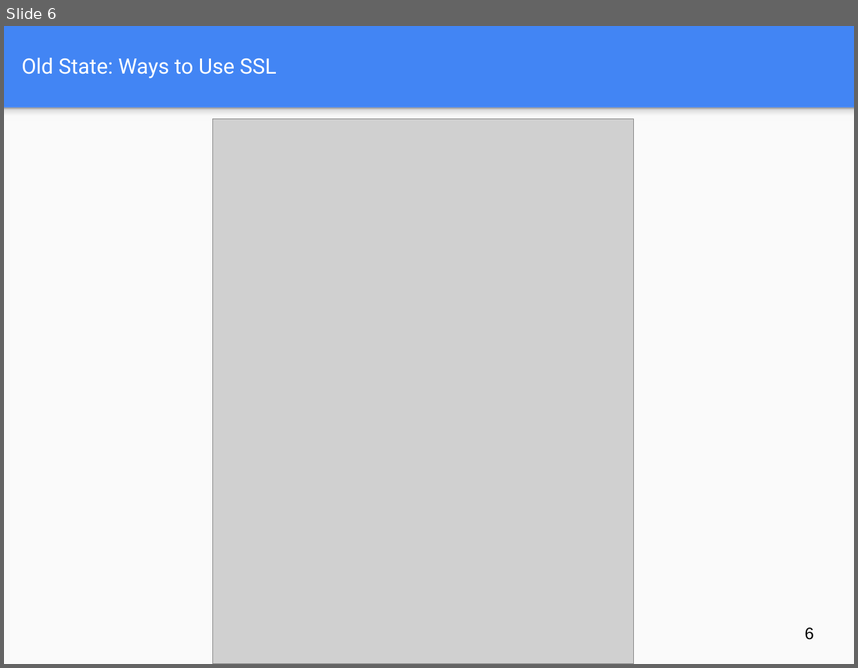
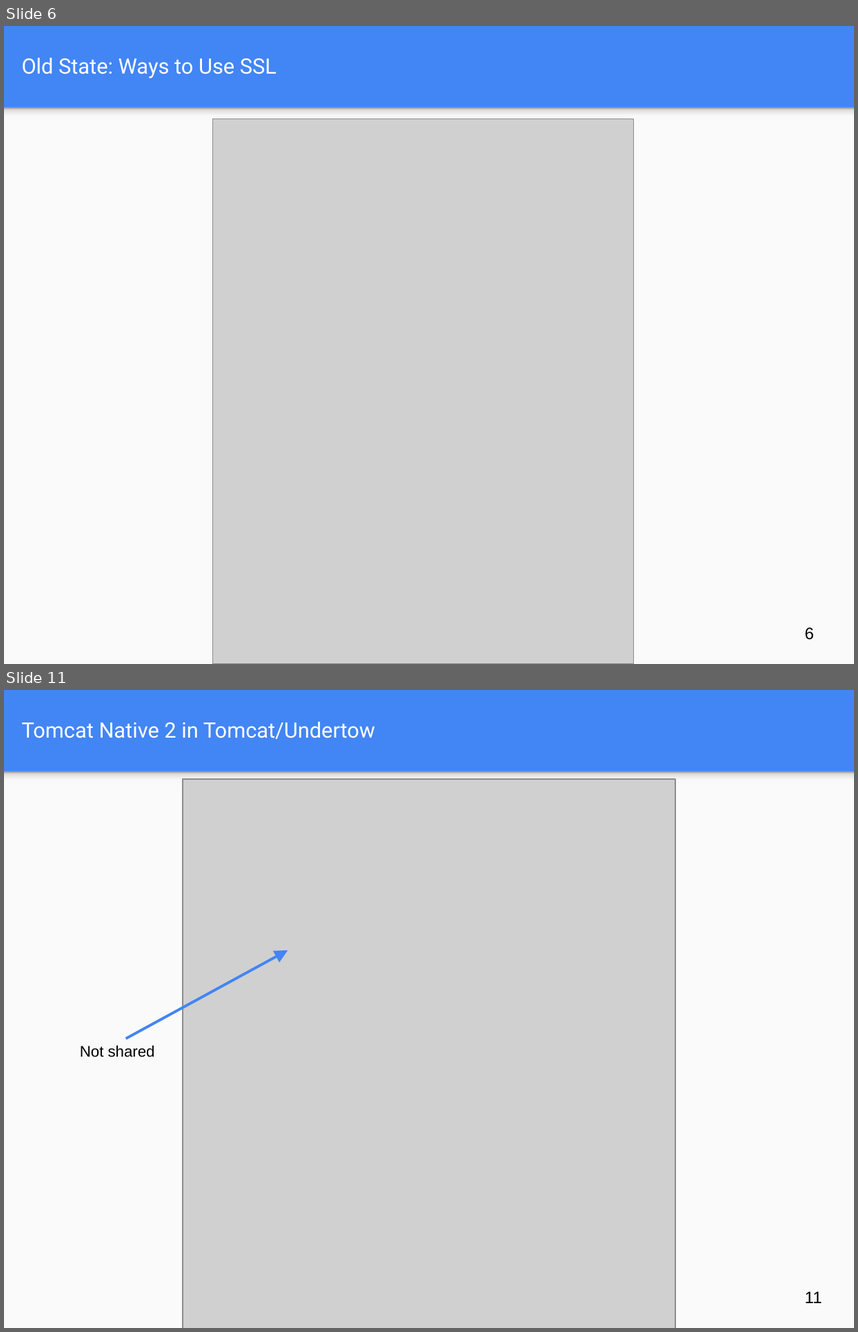
Before and after one commit to jocelynthode/tomcat-native2-doc, a slide deck: final-pres/final_workshop_pres.pptx. Shown one above the other, each under a label of ours: slide 6 before the commit, slides 6 and 11 after it; the slides between them are not shown. The pictures are 858x668 and 858x1332 pixels, drawn with LibreOffice and Linux fonts; fonts in the diff are those of the drawing; grey boxes stand for pictures. Boxes give left, top, right and bottom in pixels: in the first picture for what was removed or moved away, otherwise in the second. Text is boxed around its words. In the diff, an @@ line names an element or a change of style, - is before the commit and + after.

```diff
--- a/final-pres/final_workshop_pres.pptx
+++ b/final-pres/final_workshop_pres.pptx
@@ slide 11 added at bbox=[4, 690, 854, 1328], background #4285F4; not listed: 2 template elements that a slide beside it also shows @@
@@ title added at bbox=[22, 722, 375, 739], 18 pt, text #FFFFFF @@
+Tomcat Native 2 in Tomcat/Undertow
@@ picture added at bbox=[183, 779, 675, 1328] @@
@@ arrow added from (125, 1038) to (288, 950), #4285F4 2.25 pt @@
@@ text added at bbox=[80, 1045, 155, 1057], 13 pt, text #000000 @@
+Not shared
@@ page number added at bbox=[805, 1291, 822, 1303], 14 pt, text #000000 @@
+11
```
Also in this commit, not shown: 8 slides changed, 1 other slide added, 1 slide removed, 1 other file.
